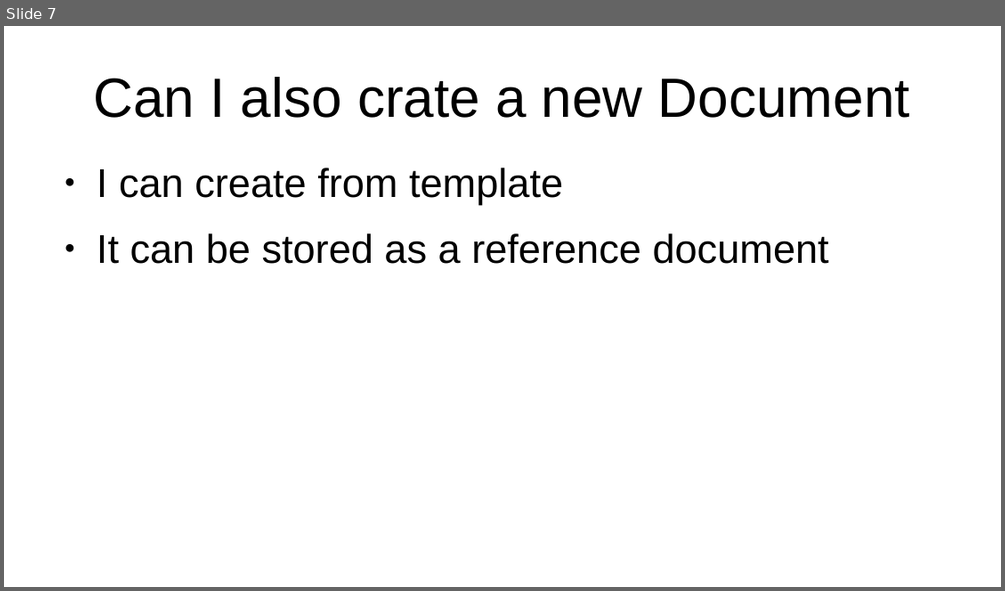
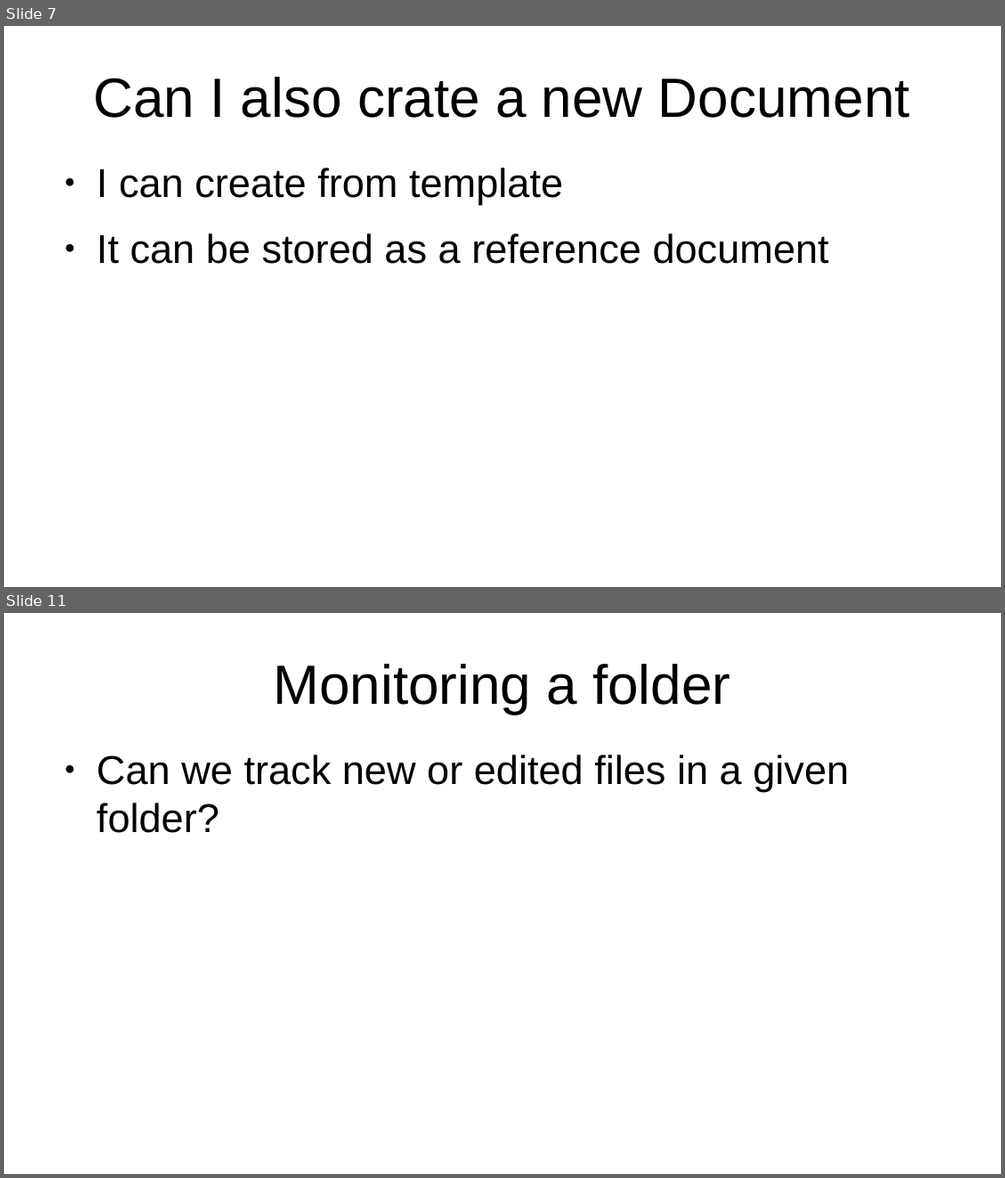
Before and after one commit to g-gualeni/QtWhiteBase, a slide deck: WhiteBase Doc/WhiteBase Stories.odp. Shown one above the other, each under a label of ours: slide 7 before the commit, slides 7 and 11 after it; the slides between them are not shown. The pictures are 1005x591 and 1005x1178 pixels, drawn with LibreOffice and Linux fonts; fonts in the diff are those of the drawing. Boxes give left, top, right and bottom in pixels: in the first picture for what was removed or moved away, otherwise in the second. Text is boxed around its words. In the diff, an @@ line names an element or a change of style, - is before the commit and + after.

```diff
--- a/WhiteBase Doc/WhiteBase Stories.odp
+++ b/WhiteBase Doc/WhiteBase Stories.odp
@@ slide 11 added at (4,613,1001,1174), background #FFFFFF @@
@@ title added at (274,664,730,714), 44 pt, text #000000 @@
+Monitoring a folder
@@ text added at (97,755,849,833), 32 pt, text #000000 @@
+● Can we track new or edited files in a given folder?
```
Also in this commit, not shown: 5 other slides added, 1 slide removed.
